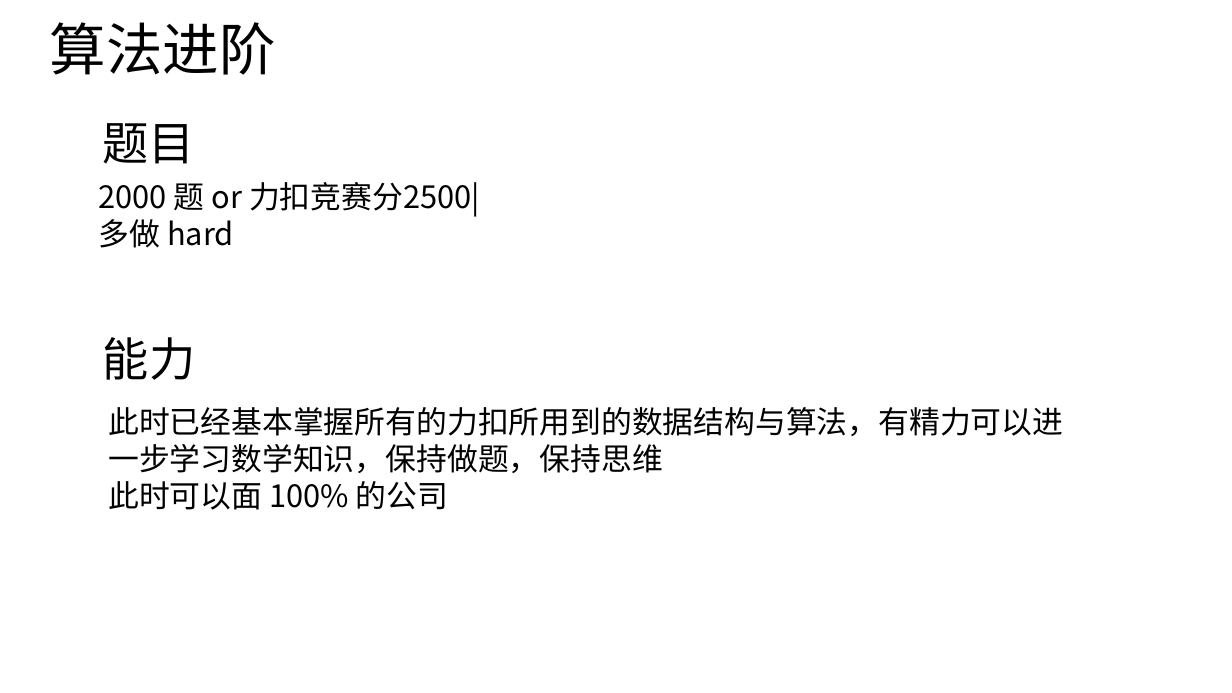
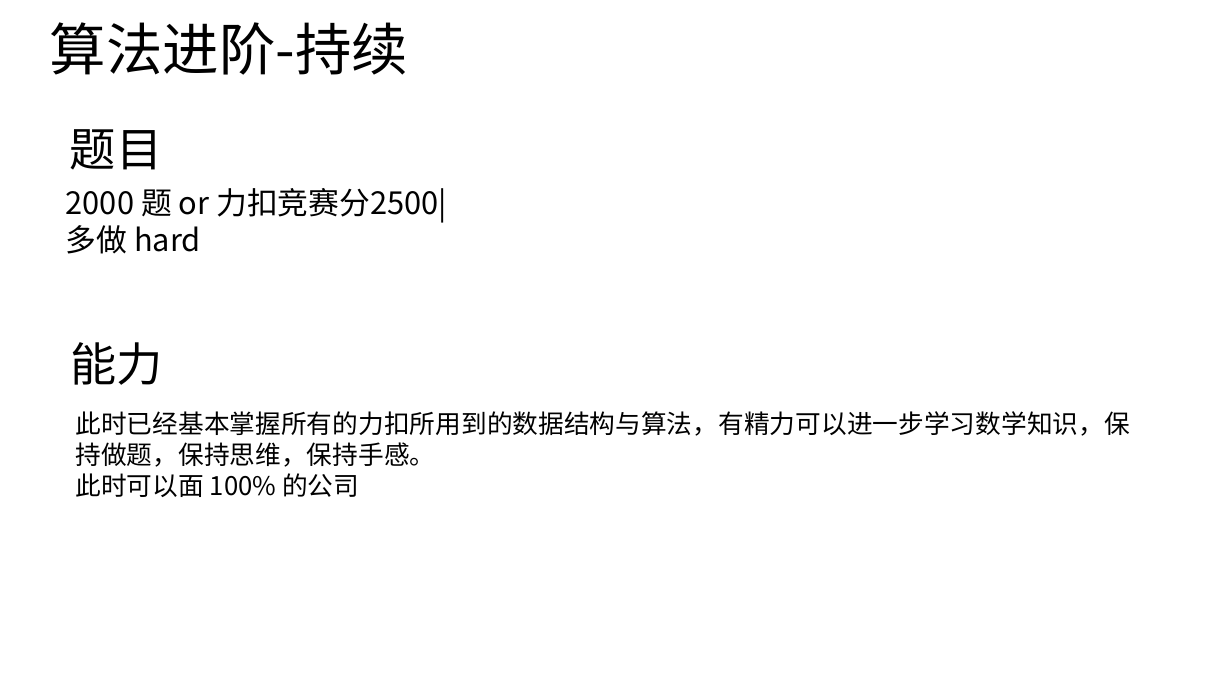
Before and after one commit to aiwujingxin/Algorithms, a slide deck: slide 3 of xmind/刷题指南.pptx. Drawn at 1232x693 pixels with LibreOffice and Linux fonts; fonts in the diff are those of the drawing. Boxes give left, top, right and bottom in pixels: in the first picture for what was removed or moved away, otherwise in the second. Text is boxed around its words. In the diff, an @@ line names an element or a change of style, - is before the commit and + after.

Commit message:
学习总结.ppt

```diff
--- a/xmind/刷题指南.pptx
+++ b/xmind/刷题指南.pptx
@@ text at box(50, 22, 409, 75): text changed @@
-算法进阶
+算法进阶-持续
@@ text "题目": place and size @@
-text "题目" at box(103, 123, 195, 164)
+text "题目" at box(70, 129, 162, 170)
@@ text "2000 题 or 力扣竞赛分2500| 多做 ...": place and size @@
-text "2000 题 or 力扣竞赛分2500| 多做 ..." at box(99, 182, 480, 248)
+text "2000 题 or 力扣竞赛分2500| 多做 ..." at box(66, 188, 447, 254)
@@ text "能力": place and size @@
-text "能力" at box(103, 337, 195, 380)
+text "能力" at box(70, 342, 162, 385)
@@ text at box(76, 411, 1130, 497): text changed; size 24 to 20 pt @@
-此时已经基本掌握所有的力扣所用到的数据结构与算法，有精力可以进一步学习数学知识，保持做题，保持思维
-此时可以面 100% 的公司
+此时已经基本掌握所有的力扣所用到的数据结构与算法，有精力可以进一步学习数学知识，保持做题，保持思维，保持手感。
+此时可以面 100% 的公司
```
Also in this commit, not shown: 3 other slides changed, 1 slide added.
